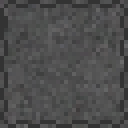
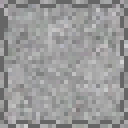
Revision of a layered 128×128 image; what changed, layer by layer:
added group "looseDirtLight" with 2 layers above "looseDirt" over (0, 0, 128, 128)
added layer "Outline copy #2" in group "looseDirtLight" over (0, 0, 128, 128)
added layer "base #2" in group "looseDirtLight" over (0, 0, 128, 128)
hid group "looseDirt" (2 layers) over (0, 0, 128, 128)
